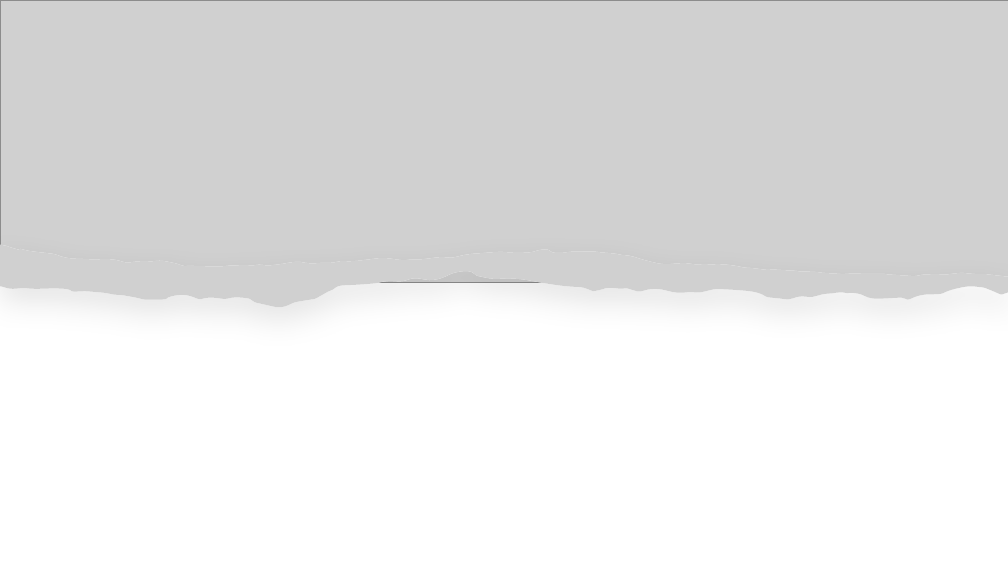
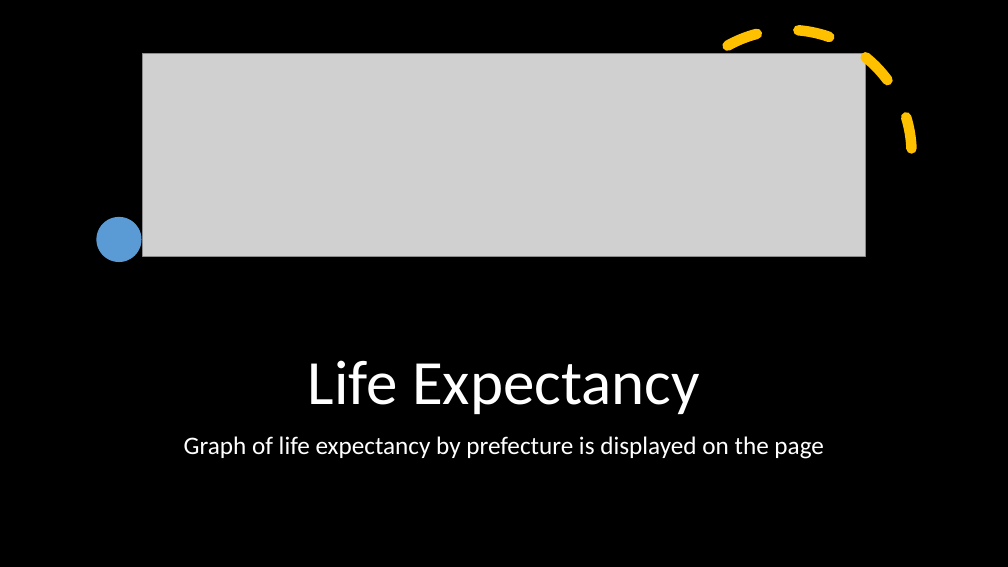
Before and after one commit to Dizzybelle/Project-3, a slide deck: slide 3 of Japan_presentation.pptx. Drawn at 1008x567 pixels with LibreOffice and Linux fonts; fonts in the diff are those of the drawing; grey boxes stand for pictures. Boxes give left, top, right and bottom in pixels: in the first picture for what was removed or moved away, otherwise in the second. Text is boxed around its words. In the diff, an @@ line names an element or a change of style, - is before the commit and + after.

```diff
--- a/Japan_presentation.pptx
+++ b/Japan_presentation.pptx
@@ background #FFFFFF to #000000 @@
@@ picture: place and size @@
-picture at <box>0,0,1008,283</box>
+picture at <box>142,53,866,256</box>
@@ arc (boxed as its full ellipse) added at <box>665,30,912,278</box>, outline #FFC000 10 pt dashed @@
@@ ellipse added at <box>96,217,141,262</box>, fill #5B9BD5 @@
@@ freeform shape removed at <box>0,245,1008,308</box> @@
@@ picture removed at <box>0,245,1008,308</box> @@
@@ title added at <box>308,360,700,414</box>, 60 pt, text #FFFFFF @@
+Life Expectancy
@@ text added at <box>184,436,823,459</box>, 24 pt, text #FFFFFF @@
+Graph of life expectancy by prefecture is displayed on the page
```
Also in this commit, not shown: 7 other slides changed.
